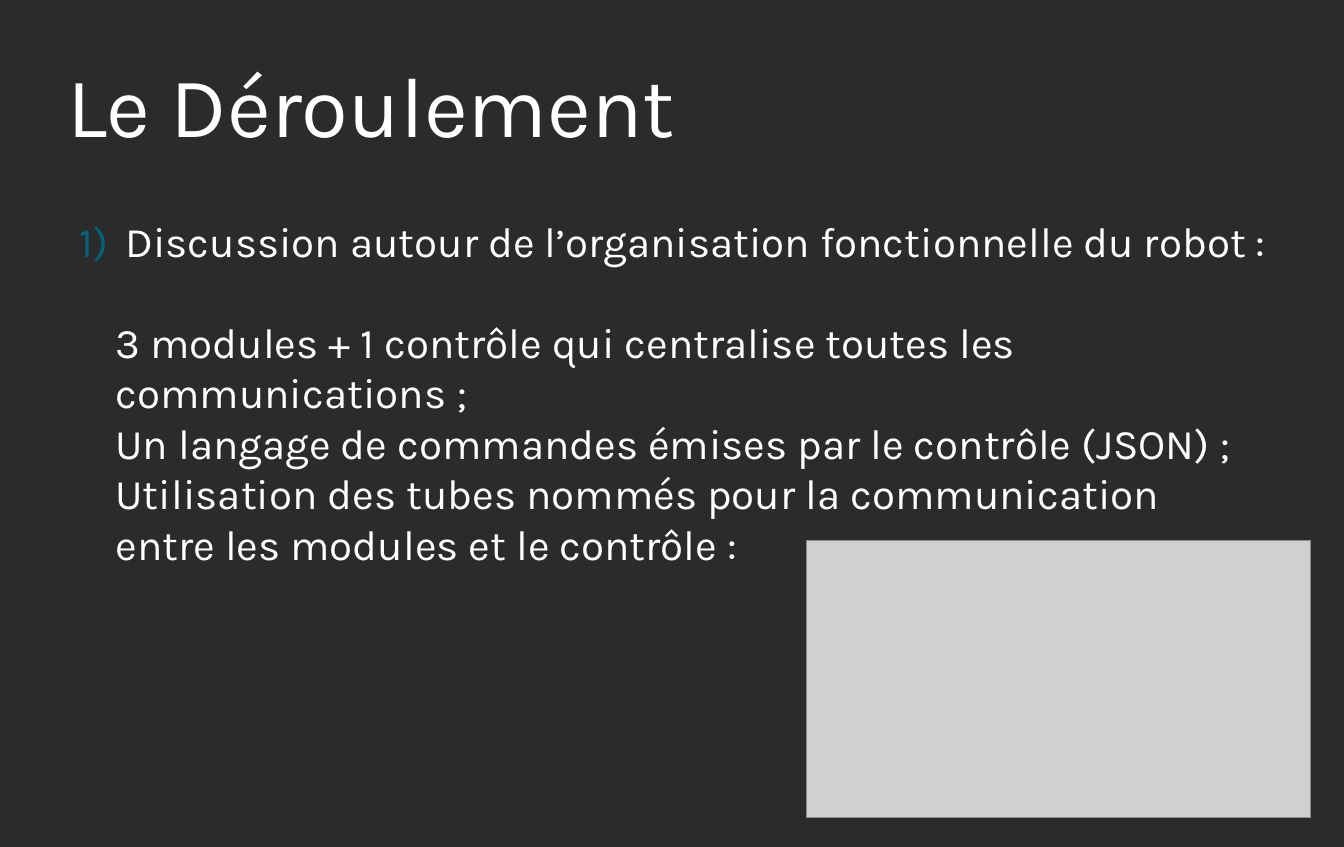
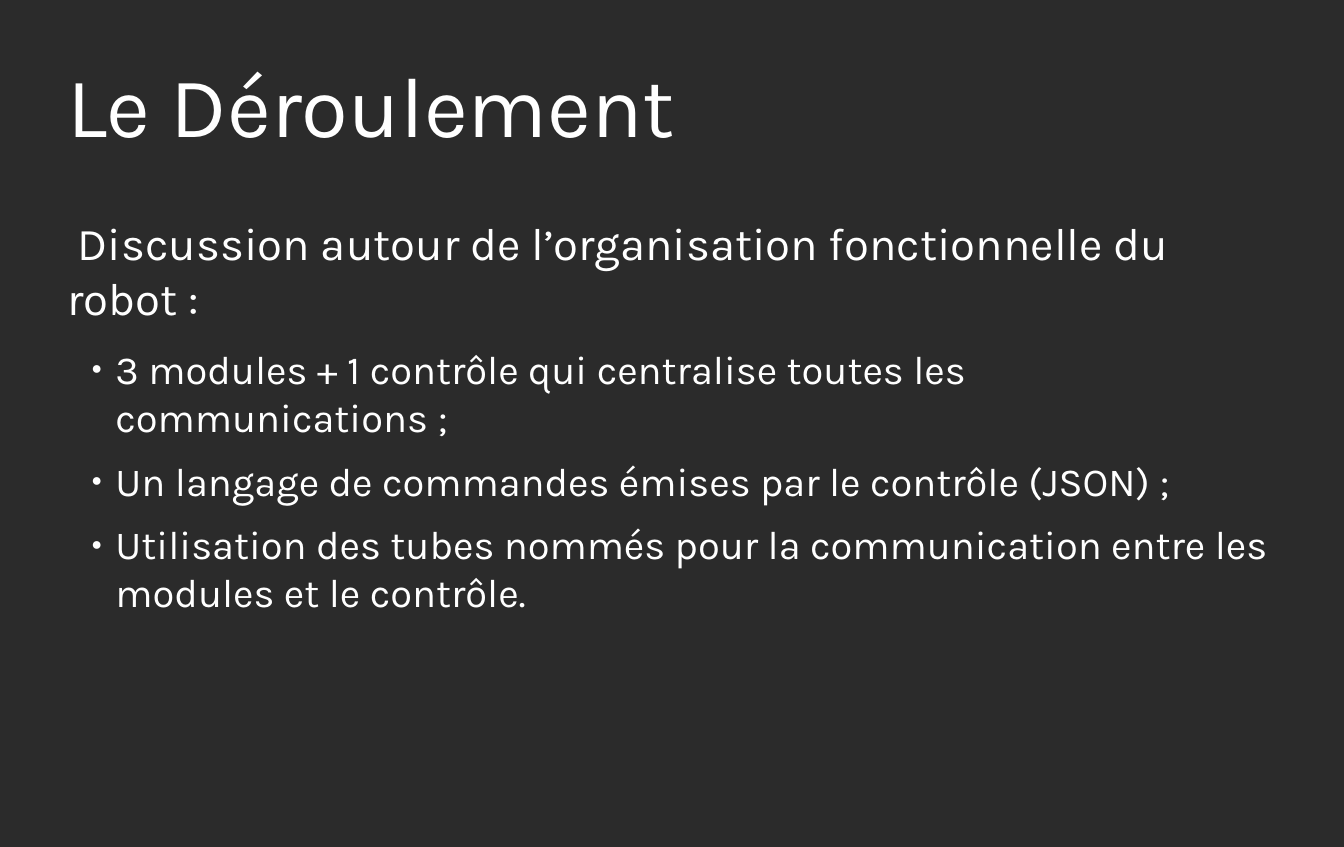
Before and after one commit to Marcussacapuces91/robot-roulant, a slide deck: slide 4 of documentation/Atelier Robot Roulant - Synthèse.odp. Drawn at 1344x847 pixels with LibreOffice and Linux fonts; fonts in the diff are those of the drawing; grey boxes stand for pictures; background and template pictures are left out; a plain dark background stands for a picture behind light text. Boxes give left, top, right and bottom in pixels: in the first picture for what was removed or moved away, otherwise in the second. Text is boxed around its words. In the diff, an @@ line names an element or a change of style, - is before the commit and + after.

```diff
--- a/documentation/Atelier Robot Roulant - Synthèse.odp
+++ b/documentation/Atelier Robot Roulant - Synthèse.odp
@@ text at bbox=[67, 228, 1267, 608]: text changed; size 29.6 to 28 pt @@
-1) Discussion autour de l’organisation fonctionnelle du robot :
-   3 modules + 1 contrôle qui centralise toutes les communications ;
-   Un langage de commandes émises par le contrôle (JSON) ;
-   Utilisation des tubes nommés pour la communication entre les modules et le contrôle :
+Discussion autour de l’organisation fonctionnelle du robot :
+  ● 3 modules + 1 contrôle qui centralise toutes les communications ;
+  ● Un langage de commandes émises par le contrôle (JSON) ;
+  ● Utilisation des tubes nommés pour la communication entre les modules et le contrôle.
@@ picture removed at bbox=[806, 541, 1310, 817] @@
```
Also in this commit, not shown: 1 other slide changed, 3 slides added, 2 slides removed, 1 other file.
